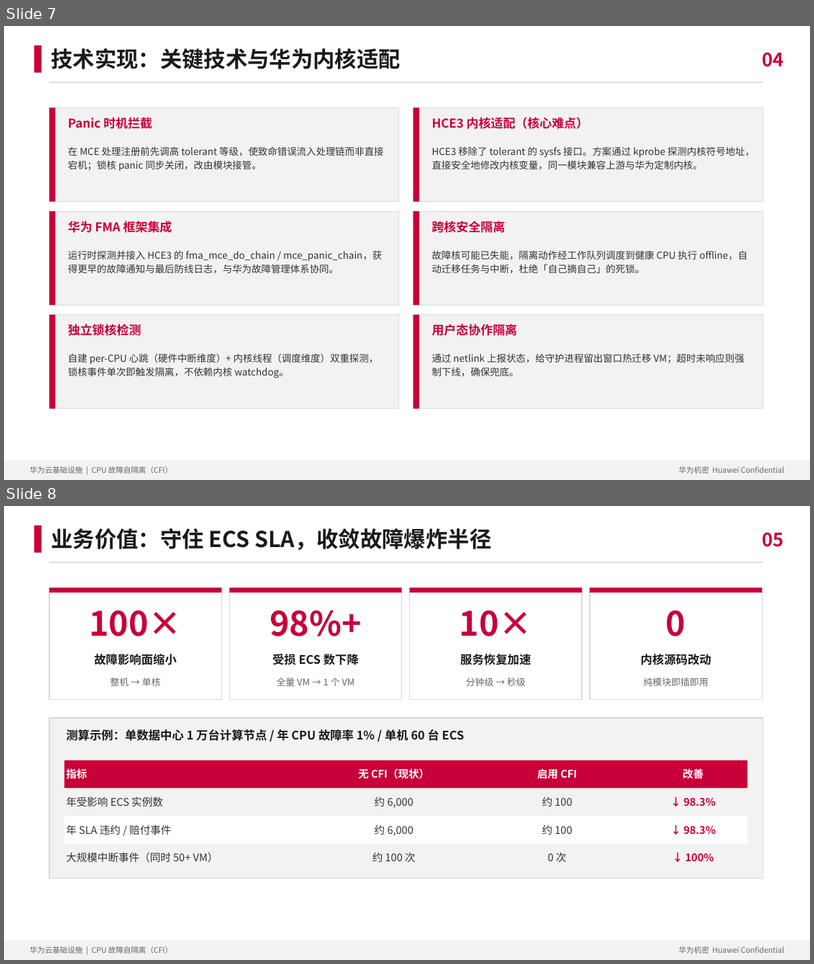
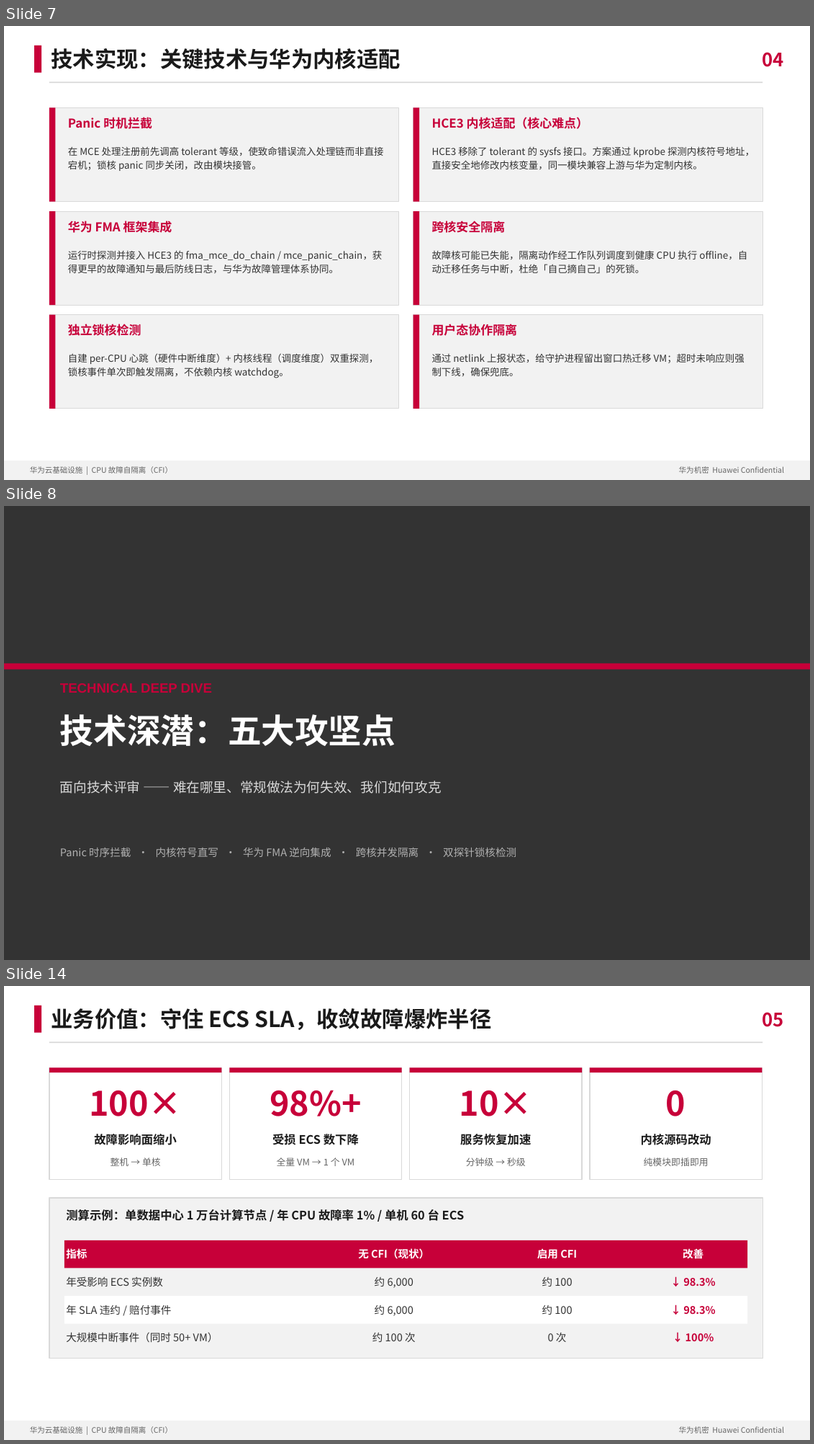
Before and after one commit to zengxi0302/cpu_core_isolate, a slide deck: docs/CFI_华为云_汇报材料.pptx. Shown one above the other, each under a label of ours: slides 7 and 8 before the commit, slides 7, 8 and 14 after it; the slides between them are not shown. The pictures are 814x964 and 814x1444 pixels, drawn with LibreOffice and Linux fonts; fonts in the diff are those of the drawing. Boxes give left, top, right and bottom in pixels: in the first picture for what was removed or moved away, otherwise in the second. Text is boxed around its words. In the diff, an @@ line names an element or a change of style, - is before the commit and + after.

```diff
--- a/docs/CFI_华为云_汇报材料.pptx
+++ b/docs/CFI_华为云_汇报材料.pptx
@@ slide 8 added at [4,506,810,960], background #333333 @@
@@ rectangle added at [4,663,810,669], fill #C70039 @@
@@ text added at [60,683,212,692], 16 pt, text #C70039, bold @@
+TECHNICAL DEEP DIVE
@@ text added at [60,714,396,746], 40 pt, text #FFFFFF, bold @@
+技术深潜：五大攻坚点
@@ text added at [60,780,442,793], 16 pt, text #D9D9D9 @@
+面向技术评审 —— 难在哪里、常规做法为何失效、我们如何攻克
@@ text added at [60,847,517,857], 12.5 pt, text #B0B0B0 @@
+Panic 时序拦截 · 内核符号直写 · 华为 FMA 逆向集成 · 跨核并发隔离 · 双探针锁核检测
@@ what was slide 8 is now slide 14 @@
```
Also in this commit, not shown: 1 slide changed, 5 other slides added.
